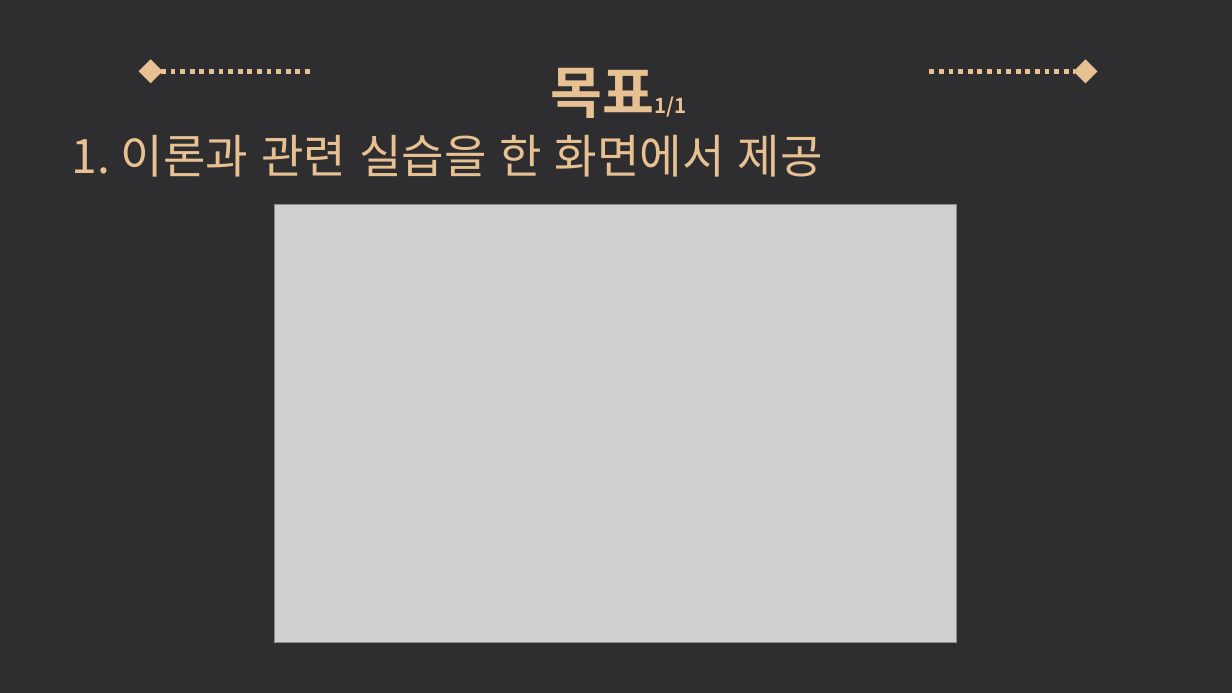
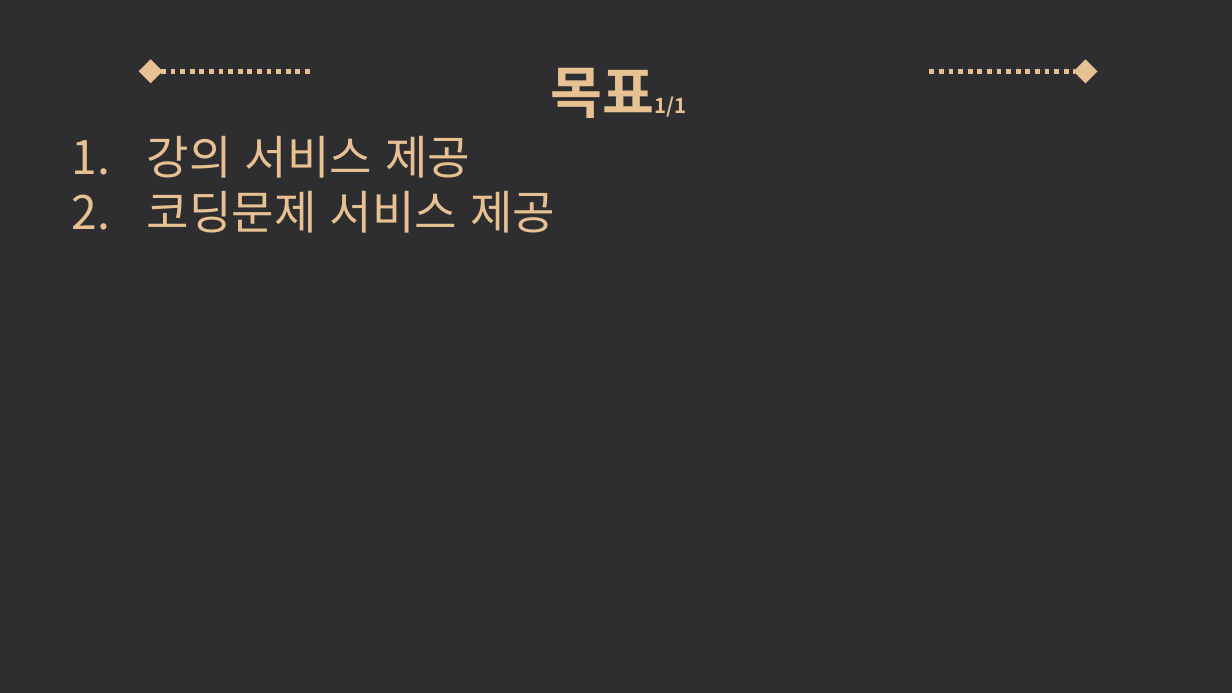
Before and after one commit to Uginim/JavaSWEngineeringCourse, a slide deck: slide 8 of documents/팀프로젝트/기획/1조 기획서_after_feedback_001.pptx. Drawn at 1232x693 pixels with LibreOffice and Linux fonts; fonts in the diff are those of the drawing; grey boxes stand for pictures. Boxes give left, top, right and bottom in pixels: in the first picture for what was removed or moved away, otherwise in the second. Text is boxed around its words. In the diff, an @@ line names an element or a change of style, - is before the commit and + after.

```diff
--- a/documents/팀프로젝트/기획/1조 기획서_after_feedback_001.pptx
+++ b/documents/팀프로젝트/기획/1조 기획서_after_feedback_001.pptx
@@ text at bbox=[147, 136, 555, 233]: text changed @@
-1. 이론과 관련 실습을 한 화면에서 제공
+1. 강의 서비스 제공
+2. 코딩문제 서비스 제공
@@ picture removed at bbox=[274, 205, 958, 643] @@
```
Also in this commit, not shown: 2 slides removed, 7 other files.
